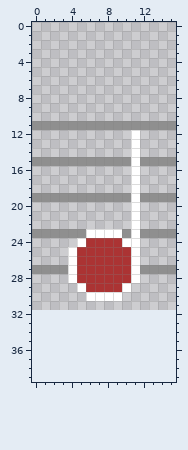
File history of a pixel-art sprite, res/Sprites/Interface/pentagram_1.png. That is the earlier state.
The file is 16x32 pixels. The old version is drawn lined up with the new one, on the new canvas.
Once edited:
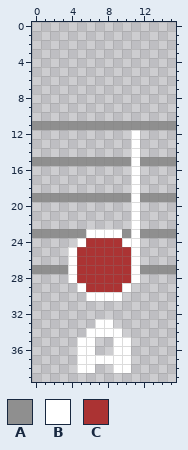
Palette (. is transparent): A #8f8f8f  B #ffffff  C #ab3333
Change:
canvas 16x32 -> 16x40
Changed rows in their new state; - is an unchanged pixel.
first column x 5:
33 --BB--
34 -BBBB-
35 BB--BB
36 BB--BB
37 BBBBBB
38 BB--BB
Pixel boxes of the changes (left, top, right, bottom) in both pictures:
added: (77, 319, 131, 373)
